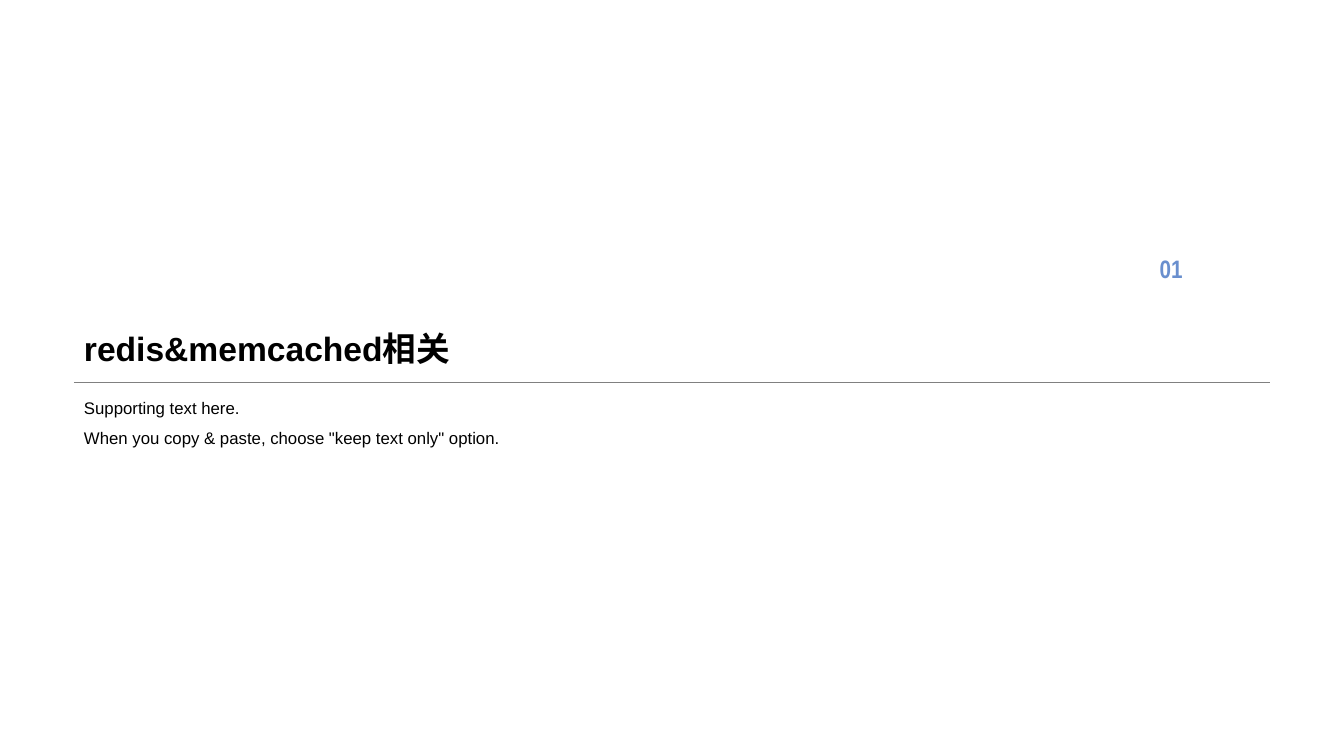
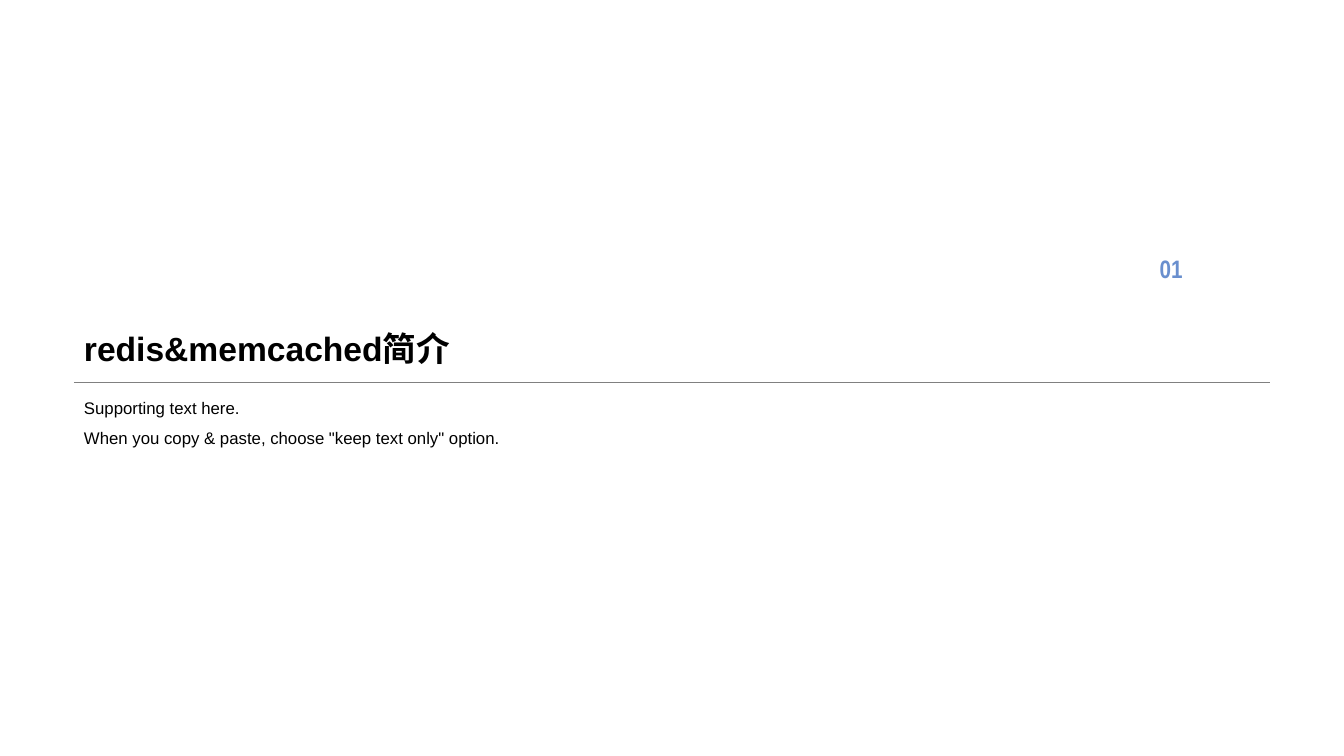
Before and after one commit to SoaringPhoenix/a-few-files, a slide deck: slide 3 of redis&memcached.pptx. Drawn at 1344x756 pixels with LibreOffice and Linux fonts; fonts in the diff are those of the drawing; background and template pictures are left out. Boxes give left, top, right and bottom in pixels: in the first picture for what was removed or moved away, otherwise in the second. Text is boxed around its words. In the diff, an @@ line names an element or a change of style, - is before the commit and + after.

```diff
--- a/redis&memcached.pptx
+++ b/redis&memcached.pptx
@@ title at (84,334,450,364): text changed @@
-redis&memcached相关
+redis&memcached简介
```
Also in this commit, not shown: 2 other slides changed, 5 slides added.
